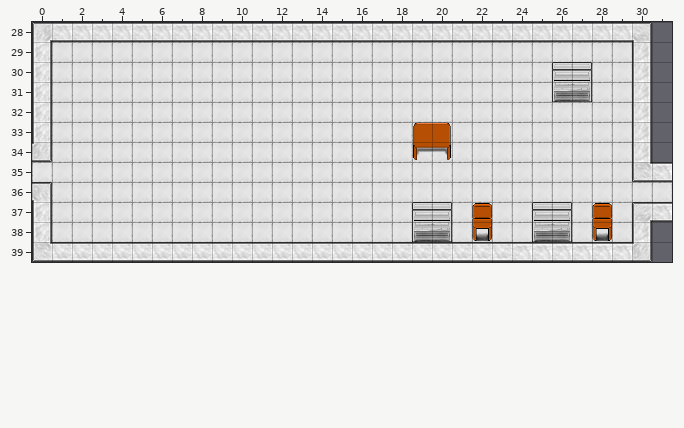
One commit to this Tiled map (JSON): assets/tilemaps/level2.json. The picture above was drawn from the file before the commit.
Cells are 32x32 px. Shown: x 0..31, y 28..39.
The same view after the edit:
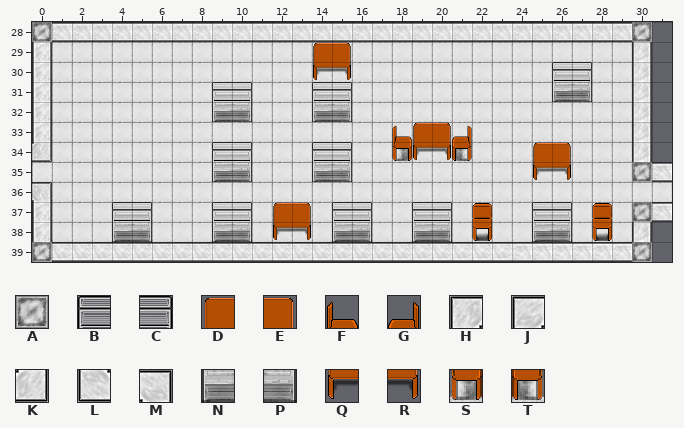
Key: from "newTileset": A 2, B 3, C 4, D 5, E 6, F 7, G 7 flipped left-right, H 21, J 21 flipped on the diagonal, K 21 turned 180, L 21 turned 270, M 21 turned 90, N 23, P 24, Q 25, R 26, S 27, T 27 flipped left-right.
_ is an empty cell.
See-through tiles are keyed as they look on the map.
The exact change:
Layer "World":
y 28: x 0 H -> A; x 30 M -> A
y 29: x 14..15 __ -> DE
y 30: x 14..15 __ -> QR
y 32: x 9..10 __ -> NP; x 14..15 __ -> NP
y 33: x 18 _ -> F; x 21 _ -> G
y 34: x 18 _ -> S; x 21 _ -> T; x 25..26 __ -> DE
y 35: x 9..10 __ -> NP; x 14..15 __ -> NP; x 25..26 __ -> QR; x 30 L -> A
y 37: x 12..13 __ -> DE; x 30 J -> A
y 38: x 4..5 __ -> NP; x 9..10 __ -> NP; x 12..13 __ -> QR; x 15..16 __ -> NP
y 39: x 0 L -> A; x 30 K -> A
Layer "Above Player":
y 31: x 9..10 __ -> BC; x 14..15 __ -> BC
y 34: x 9..10 __ -> BC; x 14..15 __ -> BC
y 37: x 4..5 __ -> BC; x 9..10 __ -> BC; x 15..16 __ -> BC
